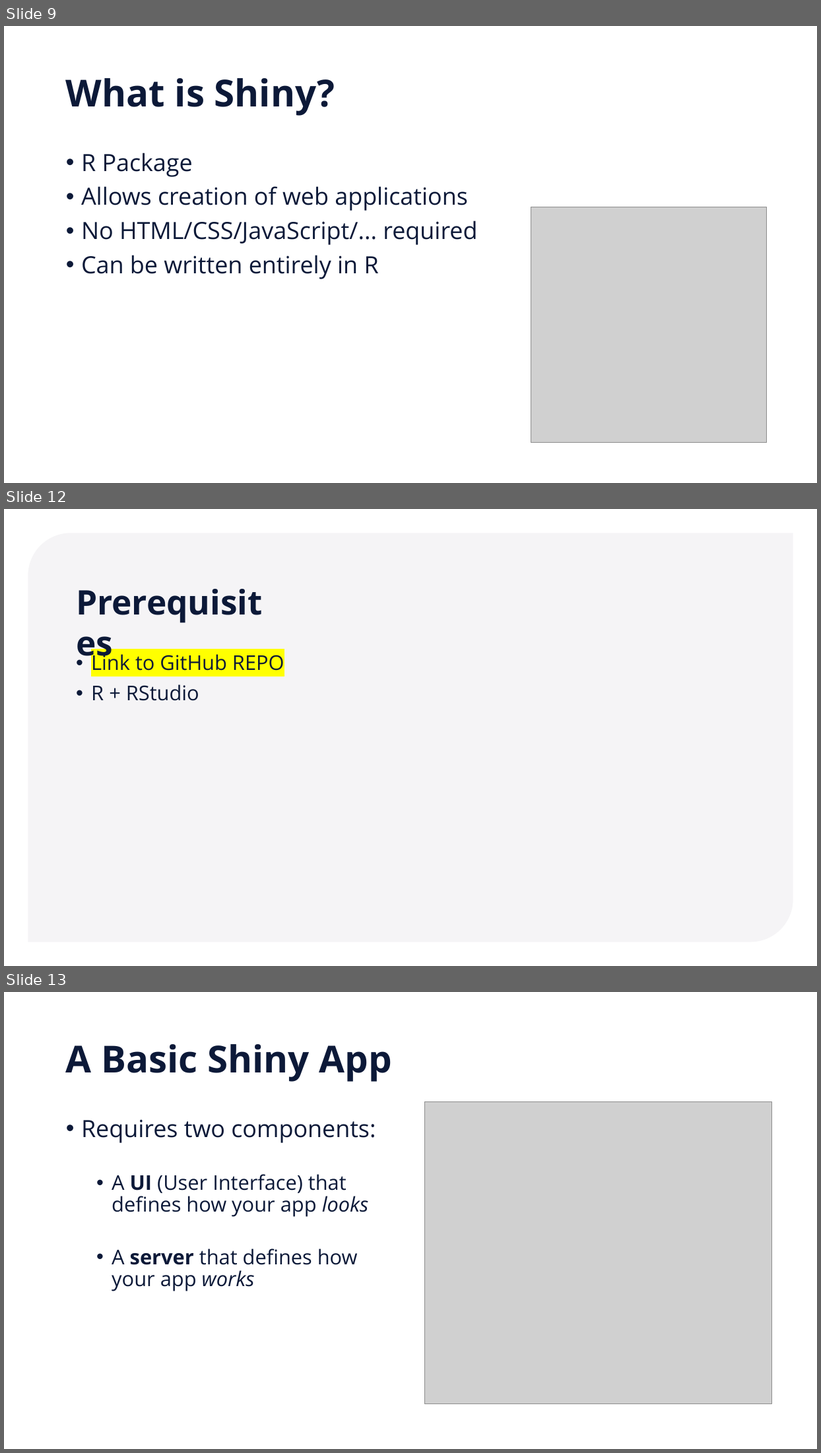
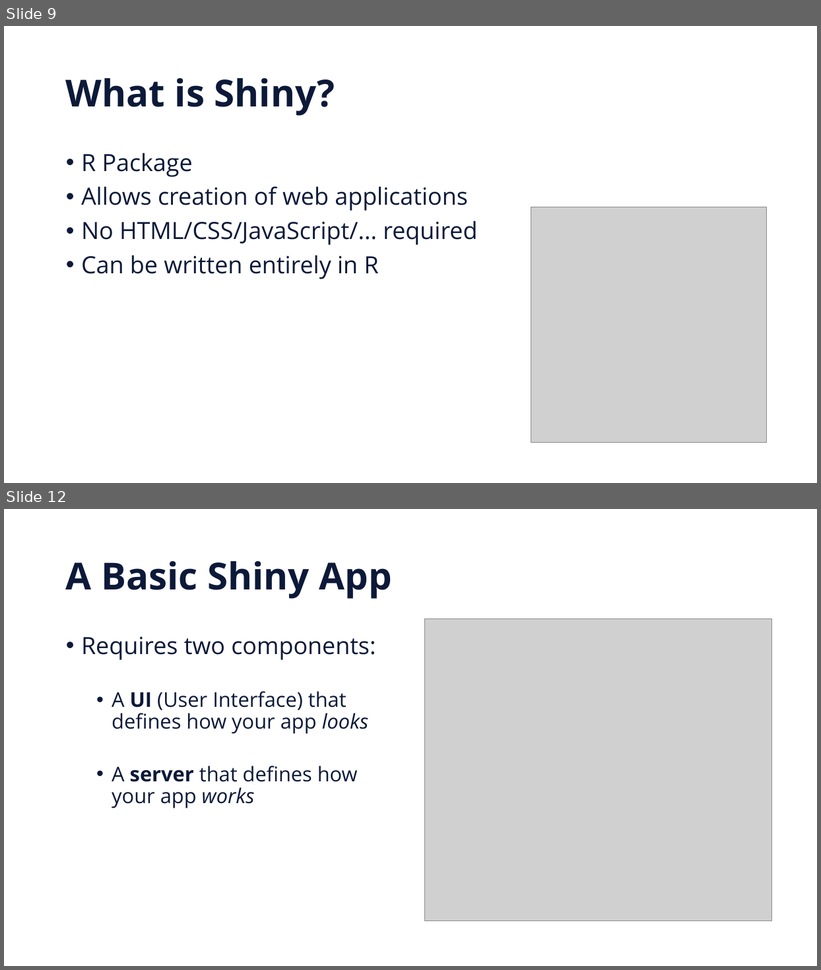
Before and after one commit to russey/interactive_vis, a slide deck: Interactive Visualisation.pptx. Shown one above the other, each under a label of ours: slides 9, 12 and 13 before the commit, slides 9 and 12 after it; the slides between them are not shown. The pictures are 821x1453 and 821x970 pixels, drawn with LibreOffice and Linux fonts; fonts in the diff are those of the drawing; grey boxes stand for pictures; background and template pictures are left out. Boxes give left, top, right and bottom in pixels: in the first picture for what was removed or moved away, otherwise in the second. Text is boxed around its words. In the diff, an @@ line names an element or a change of style, - is before the commit and + after.

```diff
--- a/Interactive Visualisation.pptx
+++ b/Interactive Visualisation.pptx
@@ slide 12 removed at box(4, 509, 817, 966), background #FFFFFF @@
@@ round diag rect removed at box(28, 533, 793, 942) @@
@@ text removed at box(76, 581, 277, 622) @@
-Prerequisites
@@ text removed at box(91, 652, 284, 701) @@
-• Link to GitHub REPO
-• R + RStudio
@@ what was slide 13 is now slide 12 @@
```
Also in this commit, not shown: 8 slides changed, 3 slides added, 5 other slides removed.
